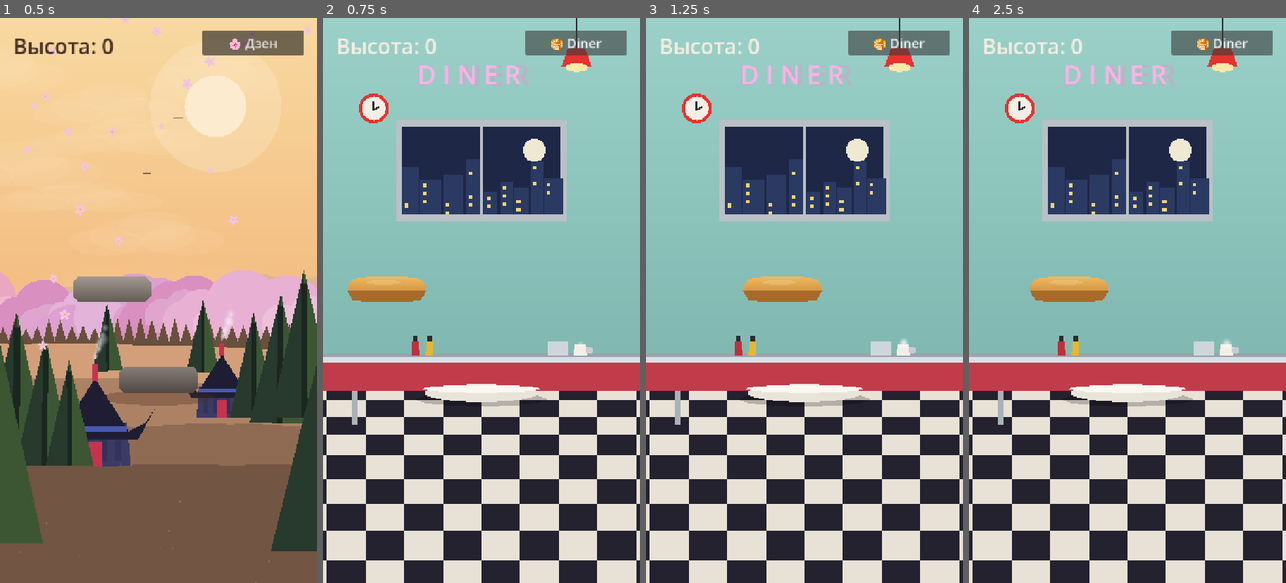
Above: before the commit, frames 1-4 (left to right).
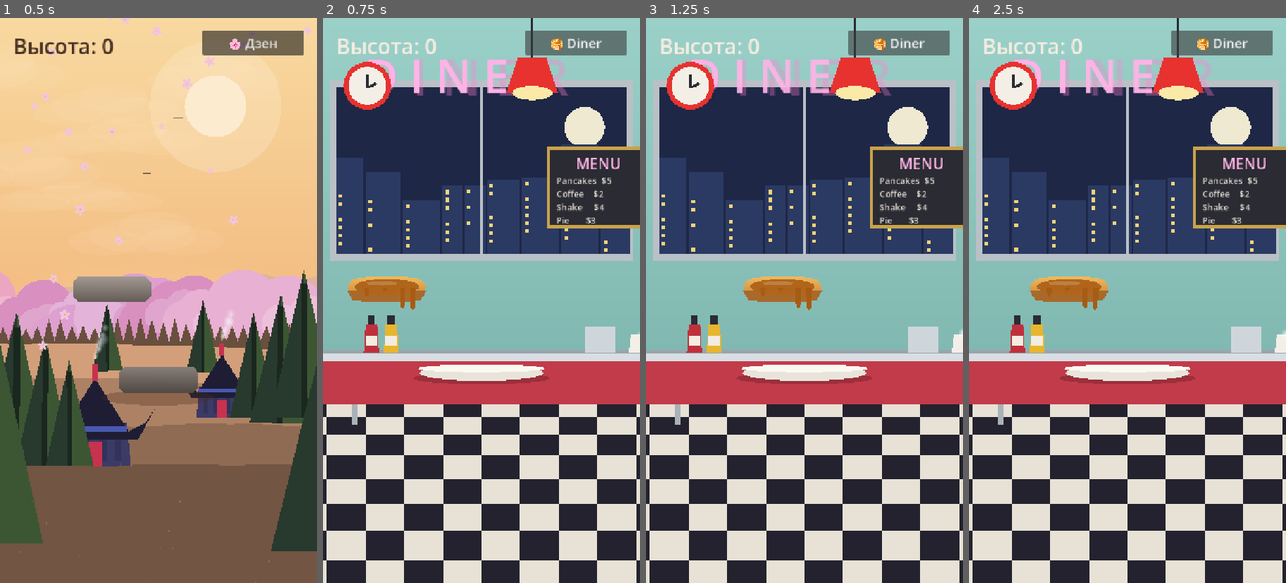
Above: after the commit, the same moments.

Repository: Babaika8/balance-tower
Game: Godot game, scene res://main.tscn
The game is run twice, just before and just after one commit, with the same random seed, the same clock (stepped at 60 frames per second) and the same inputs.
Inputs:
- Up to frame 1 (0.5 s): no input
- Up to frame 2 (0.75 s): click "🌸 Дзен" at 0.5 s
- Up to frame 3 (1.25 s): no input
- Up to frame 4 (2.5 s): click "🥞 Diner" at 1.25 s; click "🌸 Дзен" at 2 s

Frame 1 is identical in both runs. In frame 2, 34% of the frame differs, in the area x 0-100%, y 0-69%; in frame 3, 34%; in frame 4, 34%.

Commit message:
Diner polish: syrup-dripping pancakes, plate fix, hyperbolized bold interior
- pancakes get amber syrup pooled on top + drips down the front + butter
  pat -> clearly reads as pancakes
- bottom pancake now sits on the plate (plate raised to cradle it)
- go bold: huge city window, big DINER neon, big clock + hanging lamp,
  MENU board, giant ketchup/mustard, big coffee, milkshake w/ cherry, pie
  under a dome — decor spread along the counter to fill wide screens

Co-Authored-By: Claude Opus 4.8 <noreply@anthropic.com>

Diff:
--- a/game.gd
+++ b/game.gd
@@ -60,6 +60,7 @@
 var diner_neon: Node2D
 var diner_lamp: Node2D
 var diner_clock: Node2D
+var diner_menu: Node2D
 var diner_stool: Node2D
 var diner_steam: CPUParticles2D
 
@@ -856,9 +857,9 @@
 		ped.add_child(_sprite_scaled_to_width(stones_arr[0], ssize.x))
 	elif skin == 1:
 		var shadow := Polygon2D.new()
-		shadow.polygon = _ellipse_polygon(ssize.x * 0.82, 16.0, 24)
-		shadow.color = Color(0, 0, 0, 0.22)
-		shadow.position = Vector2(0, 44)
+		shadow.polygon = _ellipse_polygon(ssize.x * 0.86, 14.0, 24)
+		shadow.color = Color(0, 0, 0, 0.20)
+		shadow.position = Vector2(0, -4)
 		ped.add_child(shadow)
 		ped.add_child(_make_plate(ssize.x))
 	else:
@@ -1184,31 +1185,51 @@
 		Vector2(hw * 0.86, hh * 0.85), Vector2(hw * 0.5, hh), Vector2(-hw * 0.5, hh), Vector2(-hw * 0.86, hh * 0.85)])
 	rim.color = Color("A9692A")
 	n.add_child(rim)
-	# тонкий блик у верхнего края (а не кольцо — чтобы не было «дырки от пончика»)
-	var hi := Polygon2D.new()
-	hi.polygon = _ellipse_polygon(hw * 0.44, hh * 0.18, 16)
-	hi.position = Vector2(-hw * 0.08, -hh * 0.58)
-	hi.color = Color(1, 1, 1, 0.16)
-	n.add_child(hi)
-	# кусочек масла на каждом 3-м блине (idx) — стопка выглядит вкусной
-	if idx % 3 == 0:
+	# СИРОП: янтарная лужа на верхушке + потёки через передний край (читается как блин)
+	var syrup := Polygon2D.new()
+	syrup.polygon = _ellipse_polygon(hw * 0.82, hh * 0.64, 20)
+	syrup.position = Vector2(0, -hh * 0.22)
+	syrup.color = Color("B0651A")
+	n.add_child(syrup)
+	# потёки вниз по переднему краю (длины разные для каждого блина)
+	for d in [[-hw * 0.5, hh * 1.5], [-hw * 0.05, hh * 2.1], [hw * 0.4, hh * 1.2], [hw * 0.66, hh * 1.7]]:
+		var dx: float = d[0]
+		var dl: float = d[1] * (0.7 + 0.6 * float((idx + int(dx)) % 3) / 2.0)
+		var drip := Polygon2D.new()
+		drip.polygon = PackedVector2Array([
+			Vector2(dx - 6, -hh * 0.1), Vector2(dx + 6, -hh * 0.1),
+			Vector2(dx + 5, dl - 6), Vector2(dx, dl), Vector2(dx - 5, dl - 6)])
+		drip.color = Color("A85B12")
+		n.add_child(drip)
+	# глянец на сиропе
+	var gloss := Polygon2D.new()
+	gloss.polygon = _ellipse_polygon(hw * 0.4, hh * 0.16, 16)
+	gloss.position = Vector2(-hw * 0.12, -hh * 0.5)
+	gloss.color = Color(1, 1, 1, 0.18)
+	n.add_child(gloss)
+	# кубик масла сверху
+	if idx % 2 == 0:
 		var butter := Polygon2D.new()
-		butter.polygon = PackedVector2Array([Vector2(-14, -hh - 8), Vector2(14, -hh - 8), Vector2(11, -hh + 4), Vector2(-11, -hh + 4)])
+		butter.polygon = PackedVector2Array([Vector2(-15, -hh - 12), Vector2(15, -hh - 12), Vector2(12, -hh + 2), Vector2(-12, -hh + 2)])
 		butter.color = Color("FBE08A")
 		n.add_child(butter)
+		var bhi := Polygon2D.new()
+		bhi.polygon = PackedVector2Array([Vector2(-13, -hh - 11), Vector2(2, -hh - 11), Vector2(0, -hh - 4), Vector2(-12, -hh - 4)])
+		bhi.color = Color("FEEFB0")
+		n.add_child(bhi)
 	return n
 
 # Тарелка под нижним блином.
 func _make_plate(w: float) -> Node2D:
 	var n := Node2D.new()
 	var base := Polygon2D.new()
-	base.polygon = _ellipse_polygon(w * 0.72, 20.0, 28)
-	base.position = Vector2(0, 30)
+	base.polygon = _ellipse_polygon(w * 0.78, 18.0, 28)
+	base.position = Vector2(0, -16)   # под нижним блином (он садится на тарелку)
 	base.color = Color("E9E4DA")
 	n.add_child(base)
 	var lip := Polygon2D.new()
-	lip.polygon = _ellipse_polygon(w * 0.74, 9.0, 28)
-	lip.position = Vector2(0, 20)
+	lip.polygon = _ellipse_polygon(w * 0.80, 9.0, 28)
+	lip.position = Vector2(0, -26)
 	lip.color = Color("FBF8F2")
 	n.add_child(lip)
 	return n
@@ -1243,6 +1264,8 @@
 	# Часы и лампа.
 	diner_clock = _diner_clock()
 	layer.add_child(diner_clock)
+	diner_menu = _diner_menu()
+	layer.add_child(diner_menu)
 	diner_lamp = _diner_lamp()
 	layer.add_child(diner_lamp)
 	# Пол в шашечку + стойка + табурет + декор.
@@ -1267,8 +1290,9 @@
 	var counter_y: float = (965.0 - start_cam_y) + vh * 0.5
 	diner_window.position = Vector2(cx, vh * 0.27)
 	diner_neon.position = Vector2(cx, vh * 0.10)
-	diner_clock.position = Vector2(cx - vw * 0.34, vh * 0.16)
-	diner_lamp.position = Vector2(cx + vw * 0.30, 0)
+	diner_clock.position = Vector2(cx - vw * 0.36, vh * 0.12)
+	diner_menu.position = Vector2(cx + vw * 0.37, vh * 0.30)
+	diner_lamp.position = Vector2(cx + vw * 0.16, 0)
 	diner_floor.position = Vector2(cx, counter_y)
 	diner_floor.scale.x = maxf(1.0, vw / 1400.0)
 	diner_counter.position = Vector2(cx, counter_y)
@@ -1295,43 +1319,92 @@
 	return n
 
 func _diner_counter() -> Node2D:
-	# Стойка: красная панель + хромированная столешница, на которой стопка.
+	# Стойка: красная панель + хромированная столешница; крупный декор по всей длине.
 	var n := Node2D.new()
 	var splash := Polygon2D.new()
-	splash.polygon = PackedVector2Array([Vector2(-1700, -8), Vector2(1700, -8), Vector2(1700, 60), Vector2(-1700, 60)])
+	splash.polygon = PackedVector2Array([Vector2(-1900, -10), Vector2(1900, -10), Vector2(1900, 90), Vector2(-1900, 90)])
 	splash.color = Color("C23B4A")
 	n.add_child(splash)
 	var top := Polygon2D.new()
-	top.polygon = PackedVector2Array([Vector2(-1700, -20), Vector2(1700, -20), Vector2(1700, -4), Vector2(-1700, -4)])
+	top.polygon = PackedVector2Array([Vector2(-1900, -26), Vector2(1900, -26), Vector2(1900, -6), Vector2(-1900, -6)])
 	top.color = Color("D8DEE3")
 	n.add_child(top)
 	var edge := Polygon2D.new()
-	edge.polygon = PackedVector2Array([Vector2(-1700, -24), Vector2(1700, -24), Vector2(1700, -18), Vector2(-1700, -18)])
+	edge.polygon = PackedVector2Array([Vector2(-1900, -32), Vector2(1900, -32), Vector2(1900, -24), Vector2(-1900, -24)])
 	edge.color = Color("9AA4AC")
 	n.add_child(edge)
-	# Декор на стойке (рядом с тарелкой): кетчуп, горчица, кофе с паром, салфетки.
-	n.add_child(_diner_bottle(-150, "C0303C"))   # кетчуп
-	n.add_child(_diner_bottle(-118, "E7B62E"))   # горчица
+	# Крупный декор, разнесён по длине (заполняет и широкий экран).
+	n.add_child(_diner_bottle(-250, "C0303C", 1.7))   # кетчуп
+	n.add_child(_diner_bottle(-205, "E7B62E", 1.7))   # горчица
+	var pie := _diner_pie(); pie.position = Vector2(-430, -26); n.add_child(pie)
 	var nap := Polygon2D.new()
-	nap.polygon = PackedVector2Array([Vector2(150, -20), Vector2(196, -20), Vector2(196, -54), Vector2(150, -54)])
+	nap.polygon = PackedVector2Array([Vector2(235, -26), Vector2(305, -26), Vector2(305, -86), Vector2(235, -86)])
 	nap.color = Color("CFD6DB")
 	n.add_child(nap)
-	var coffee := _diner_coffee()
-	coffee.position = Vector2(225, -20)
-	n.add_child(coffee)
-	return n
-
-func _diner_bottle(x: float, col: String) -> Node2D:
-	var n := Node2D.new()
-	n.position = Vector2(x, -20)
+	var coffee := _diner_coffee(); coffee.scale = Vector2(1.6, 1.6); coffee.position = Vector2(360, -26); n.add_child(coffee)
+	var shake := _diner_milkshake(); shake.position = Vector2(520, -26); n.add_child(shake)
+	return n
+
+func _diner_bottle(x: float, col: String, sc: float) -> Node2D:
+	var n := Node2D.new()
+	n.position = Vector2(x, -26); n.scale = Vector2(sc, sc)
 	var b := Polygon2D.new()
-	b.polygon = PackedVector2Array([Vector2(-9, 0), Vector2(9, 0), Vector2(7, -34), Vector2(-7, -34)])
+	b.polygon = PackedVector2Array([Vector2(-10, 0), Vector2(10, 0), Vector2(8, -38), Vector2(-8, -38)])
 	b.color = Color(col)
 	n.add_child(b)
+	var lbl := Polygon2D.new()
+	lbl.polygon = PackedVector2Array([Vector2(-8, -10), Vector2(8, -10), Vector2(8, -24), Vector2(-8, -24)])
+	lbl.color = Color("F4ECE0")
+	n.add_child(lbl)
 	var cap := Polygon2D.new()
-	cap.polygon = PackedVector2Array([Vector2(-5, -34), Vector2(5, -34), Vector2(5, -46), Vector2(-5, -46)])
+	cap.polygon = PackedVector2Array([Vector2(-5, -38), Vector2(5, -38), Vector2(5, -50), Vector2(-5, -50)])
 	cap.color = Color("2B2B33")
 	n.add_child(cap)
+	return n
+
+func _diner_milkshake() -> Node2D:
+	var n := Node2D.new()
+	var glass := Polygon2D.new()
+	glass.polygon = PackedVector2Array([Vector2(-22, 0), Vector2(22, 0), Vector2(18, -64), Vector2(-18, -64)])
+	glass.color = Color("F7EFE6")
+	n.add_child(glass)
+	var shake := Polygon2D.new()
+	shake.polygon = PackedVector2Array([Vector2(-19, -34), Vector2(19, -34), Vector2(17, -64), Vector2(-17, -64)])
+	shake.color = Color("F1A7C4")
+	n.add_child(shake)
+	var dome := Polygon2D.new()
+	dome.polygon = _ellipse_polygon(20, 14, 18); dome.position = Vector2(0, -66)
+	dome.color = Color("F7C7DC")
+	n.add_child(dome)
+	var cherry := Polygon2D.new()
+	cherry.polygon = _circle_polygon(7, 14); cherry.position = Vector2(2, -80)
+	cherry.color = Color("D7263D")
+	n.add_child(cherry)
+	var straw := Polygon2D.new()
+	straw.polygon = PackedVector2Array([Vector2(10, -70), Vector2(16, -70), Vector2(24, -110), Vector2(18, -110)])
+	straw.color = Color("E7322F")
+	n.add_child(straw)
+	return n
+
+func _diner_pie() -> Node2D:
+	# Кусок пирога под стеклянным колпаком.
+	var n := Node2D.new()
+	var plate := Polygon2D.new()
+	plate.polygon = _ellipse_polygon(54, 12, 22); plate.position = Vector2(0, -8)
+	plate.color = Color("E9E4DA")
+	n.add_child(plate)
+	var crust := Polygon2D.new()
+	crust.polygon = PackedVector2Array([Vector2(-40, -12), Vector2(40, -12), Vector2(0, -64)])
+	crust.color = Color("D79A4E")
+	n.add_child(crust)
+	var fill := Polygon2D.new()
+	fill.polygon = PackedVector2Array([Vector2(-30, -16), Vector2(30, -16), Vector2(0, -50)])
+	fill.color = Color("9C3B2E")
+	n.add_child(fill)
+	var dome := Polygon2D.new()
+	dome.polygon = PackedVector2Array([Vector2(-58, -8), Vector2(-58, -60), Vector2(0, -86), Vector2(58, -60), Vector2(58, -8)])
+	dome.color = Color(0.8, 0.9, 0.95, 0.18)
+	n.add_child(dome)
 	return n
 
 func _diner_coffee() -> Node2D:
@@ -1364,9 +1437,9 @@
 	return n
 
 func _diner_window() -> Node2D:
-	# Окно: хром-рама, за ней ночной город + луна.
-	var n := Node2D.new()
-	var W := 360.0; var H := 200.0
+	# Окно: хром-рама, за ней ночной город + луна. Большое — на пол-стены.
+	var n := Node2D.new()
+	var W := 660.0; var H := 380.0
 	var frame := Polygon2D.new()
 	frame.polygon = PackedVector2Array([Vector2(-W/2-14, -H/2-14), Vector2(W/2+14, -H/2-14), Vector2(W/2+14, H/2+14), Vector2(-W/2-14, H/2+14)])
 	frame.color = Color("B9C0C6")
@@ -1376,16 +1449,16 @@
 	sky.color = Color("1E2746")
 	n.add_child(sky)
 	var moon := Polygon2D.new()
-	moon.polygon = _circle_polygon(26, 24)
-	moon.position = Vector2(W/2 - 60, -H/2 + 54)
+	moon.polygon = _circle_polygon(46, 28)
+	moon.position = Vector2(W/2 - 96, -H/2 + 92)
 	moon.color = Color("EFE9D2")
 	n.add_child(moon)
 	# силуэты домов
 	var rng := RandomNumberGenerator.new(); rng.seed = 7
 	var x := -W/2
 	while x < W/2:
-		var bw := rng.randf_range(28, 50)
-		var bh := rng.randf_range(50, 130)
+		var bw := rng.randf_range(44, 86)
+		var bh := rng.randf_range(H * 0.28, H * 0.7)
 		var b := Polygon2D.new()
 		b.polygon = PackedVector2Array([Vector2(x, H/2), Vector2(x, H/2-bh), Vector2(x+bw, H/2-bh), Vector2(x+bw, H/2)])
 		b.color = Color("2B3A63")
@@ -1412,15 +1485,15 @@
 	var n := Node2D.new()
 	var glow := Label.new()
 	glow.text = "D I N E R"
-	glow.add_theme_font_size_override("font_size", 64)
+	glow.add_theme_font_size_override("font_size", 116)
 	glow.add_theme_color_override("font_color", Color("FF7FD0", 0.35))
-	glow.position = Vector2(-150, -44)
+	glow.position = Vector2(-272, -76)
 	n.add_child(glow)
 	var lab := Label.new()
 	lab.text = "D I N E R"
-	lab.add_theme_font_size_override("font_size", 58)
+	lab.add_theme_font_size_override("font_size", 104)
 	lab.add_theme_color_override("font_color", Color("FFB3E6"))
-	lab.position = Vector2(-146, -40)
+	lab.position = Vector2(-266, -70)
 	n.add_child(lab)
 	# мигание неона
 	var tw := n.create_tween().set_loops()
@@ -1431,39 +1504,67 @@
 func _diner_clock() -> Node2D:
 	var n := Node2D.new()
 	var ring := Polygon2D.new()
-	ring.polygon = _circle_polygon(34, 28)
+	ring.polygon = _circle_polygon(54, 30)
 	ring.color = Color("E7322F")
 	n.add_child(ring)
 	var face := Polygon2D.new()
-	face.polygon = _circle_polygon(27, 28)
+	face.polygon = _circle_polygon(43, 30)
 	face.color = Color("F4EFE6")
 	n.add_child(face)
 	var hh := Polygon2D.new()
-	hh.polygon = PackedVector2Array([Vector2(-3, 4), Vector2(3, 4), Vector2(2, -16), Vector2(-2, -16)])
+	hh.polygon = PackedVector2Array([Vector2(-4, 6), Vector2(4, 6), Vector2(3, -26), Vector2(-3, -26)])
 	hh.color = Color("2B2B33")
 	n.add_child(hh)
 	var mh := Polygon2D.new()
-	mh.polygon = PackedVector2Array([Vector2(-2, 4), Vector2(2, 4), Vector2(14, -2), Vector2(12, -6)])
+	mh.polygon = PackedVector2Array([Vector2(-3, 6), Vector2(3, 6), Vector2(22, -3), Vector2(19, -9)])
 	mh.color = Color("2B2B33")
 	n.add_child(mh)
 	return n
 
 func _diner_lamp() -> Node2D:
-	# Подвесной светильник сверху.
+	# Большой подвесной светильник сверху.
 	var n := Node2D.new()
 	var cord := Polygon2D.new()
-	cord.polygon = PackedVector2Array([Vector2(-2, 0), Vector2(2, 0), Vector2(2, 70), Vector2(-2, 70)])
+	cord.polygon = PackedVector2Array([Vector2(-3, 0), Vector2(3, 0), Vector2(3, 90), Vector2(-3, 90)])
 	cord.color = Color("2B2B33")
 	n.add_child(cord)
 	var shade := Polygon2D.new()
-	shade.polygon = PackedVector2Array([Vector2(-34, 110), Vector2(34, 110), Vector2(20, 70), Vector2(-20, 70)])
+	shade.polygon = PackedVector2Array([Vector2(-58, 168), Vector2(58, 168), Vector2(32, 90), Vector2(-32, 90)])
 	shade.color = Color("E7322F")
 	n.add_child(shade)
 	var glow := Polygon2D.new()
-	glow.polygon = _ellipse_polygon(26, 10, 18)
-	glow.position = Vector2(0, 112)
+	glow.polygon = _ellipse_polygon(46, 16, 20)
+	glow.position = Vector2(0, 170)
 	glow.color = Color("FBE9A8")
 	n.add_child(glow)
+	return n
+
+func _diner_menu() -> Node2D:
+	# Доска-меню на стене (с «надписями»).
+	var n := Node2D.new()
+	var board := Polygon2D.new()
+	board.polygon = PackedVector2Array([Vector2(-110, -84), Vector2(110, -84), Vector2(110, 84), Vector2(-110, 84)])
+	board.color = Color("2B2B33")
+	n.add_child(board)
+	var frame := Polygon2D.new()
+	frame.polygon = PackedVector2Array([Vector2(-118, -92), Vector2(118, -92), Vector2(118, 92), Vector2(-118, 92)])
+	frame.color = Color("C9A24B")
+	n.add_child(frame)
+	n.move_child(frame, 0)
+	var title := Label.new()
+	title.text = "MENU"
+	title.add_theme_font_size_override("font_size", 34)
+	title.add_theme_color_override("font_color", Color("FFB3E6"))
+	title.position = Vector2(-52, -78)
+	n.add_child(title)
+	var lines := ["Pancakes  $5", "Coffee    $2", "Shake     $4", "Pie       $3"]
+	for i in range(lines.size()):
+		var l := Label.new()
+		l.text = lines[i]
+		l.add_theme_font_size_override("font_size", 20)
+		l.add_theme_color_override("font_color", Color("E9E4DA"))
+		l.position = Vector2(-96, -30 + i * 30)
+		n.add_child(l)
 	return n
 
 func _diner_stool() -> Node2D:
